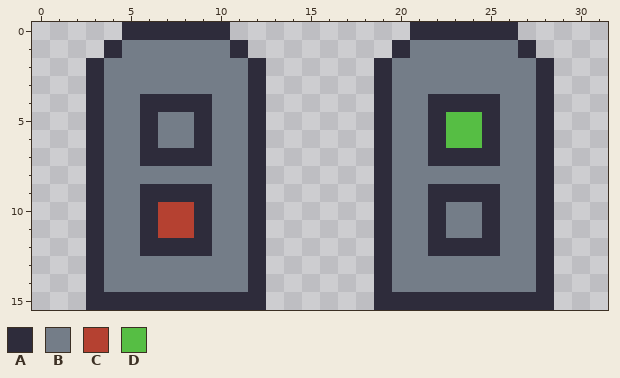
Edited in one commit: pixel-art file (zoo-escape/Assets/AsepriteFiles/Switch.aseprite). This is how it looked before the edit.
32x16 pixels, 1 frame.
Visible layers, top first: "Buttons", "Lever", "Toggle".
Palette (. is transparent): A #2e2c3b  B #747d88  C #b54131  D #56be44
Pixels before, first column x 3:
 0 ..AAAAAA..........AAAAAA..
 1 .ABBBBBBA........ABBBBBBA.
 2 ABBBBBBBBA......ABBBBBBBBA
 3 ABBBBBBBBA......ABBBBBBBBA
 4 ABBAAAABBA......ABBAAAABBA
 5 ABBABBABBA......ABBADDABBA
 6 ABBABBABBA......ABBADDABBA
 7 ABBAAAABBA......ABBAAAABBA
 8 ABBBBBBBBA......ABBBBBBBBA
 9 ABBAAAABBA......ABBAAAABBA
10 ABBACCABBA......ABBABBABBA
11 ABBACCABBA......ABBABBABBA
12 ABBAAAABBA......ABBAAAABBA
13 ABBBBBBBBA......ABBBBBBBBA
14 ABBBBBBBBA......ABBBBBBBBA
15 AAAAAAAAAA......AAAAAAAAAA
After the commit:
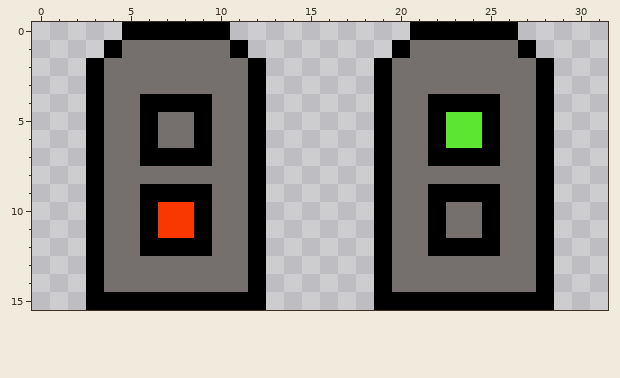
Change:
colour A: #2e2c3b -> #000000
colour B: #747d88 -> #75706d
colour C: #b54131 -> #f83800
colour D: #56be44 -> #5ce632
Where, in picture pixels (left, top, right, bottom), the same in both pictures:
changed: (86, 22, 266, 310)
changed: (374, 22, 554, 310)
